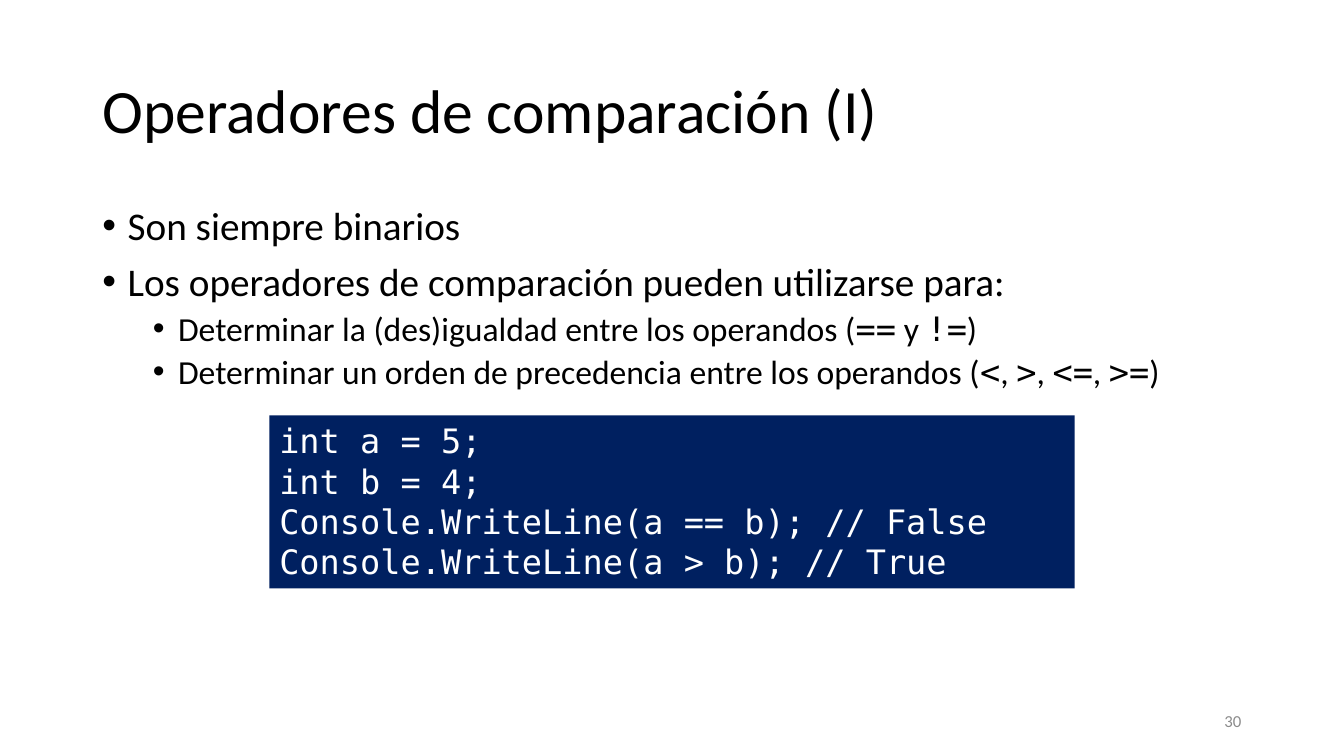
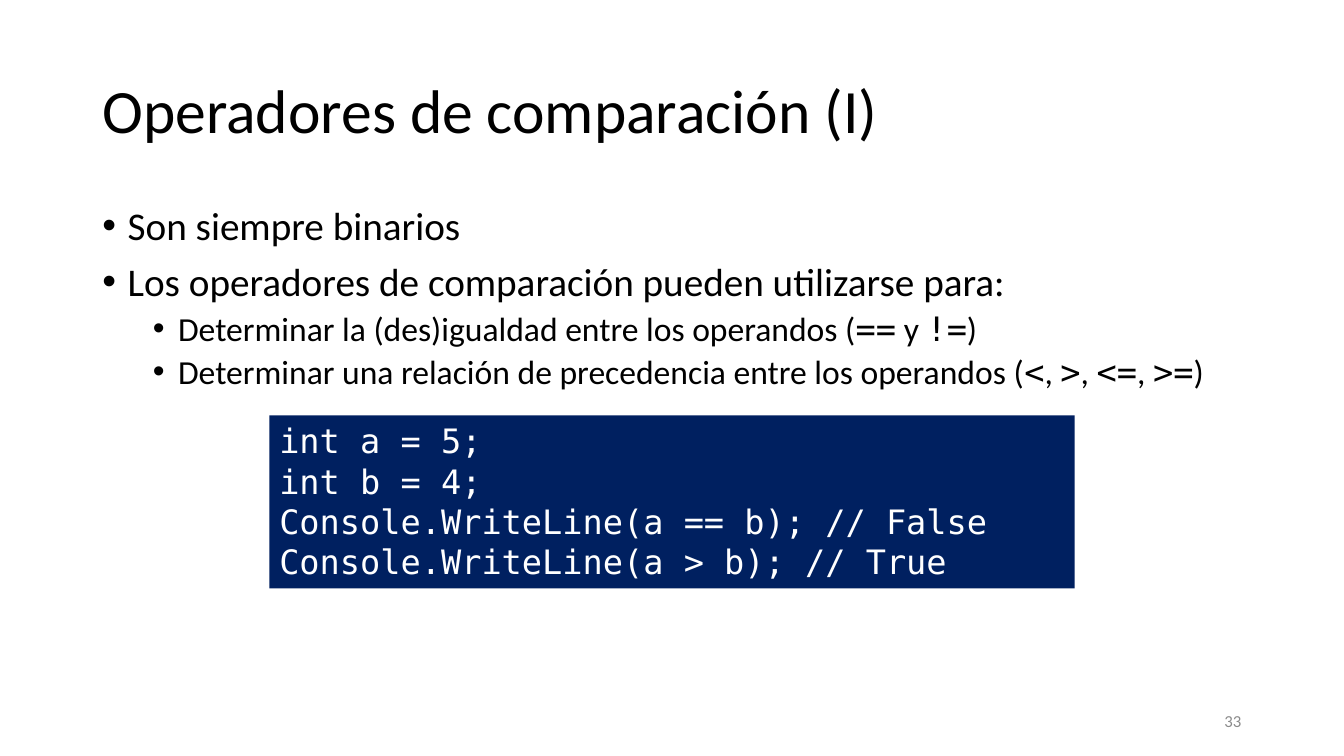
Before and after one commit to SergioLuis/hour-of-code-uva-2021, a slide deck: slide 33 of slides.pptx (slide 30 before the commit). Drawn at 1344x756 pixels with LibreOffice and Linux fonts; fonts in the diff are those of the drawing. Boxes give left, top, right and bottom in pixels: in the first picture for what was removed or moved away, otherwise in the second. Text is boxed around its words. In the diff, an @@ line names an element or a change of style, - is before the commit and + after.

```diff
--- a/slides.pptx
+++ b/slides.pptx
@@ text at (x1=178, y1=360, x2=1006, y2=390): text changed @@
-  • Determinar un orden de precedencia entre los operandos (<, >, <=, >=)
+  • Determinar una relación de precedencia entre los operandos (<, >, <=, >=)
@@ page number at (x1=1224, y1=716, x2=1241, y2=727): text changed @@
-30
+33
```
Also in this commit, not shown: 8 other slides changed, 16 slides added, 1 other file.
